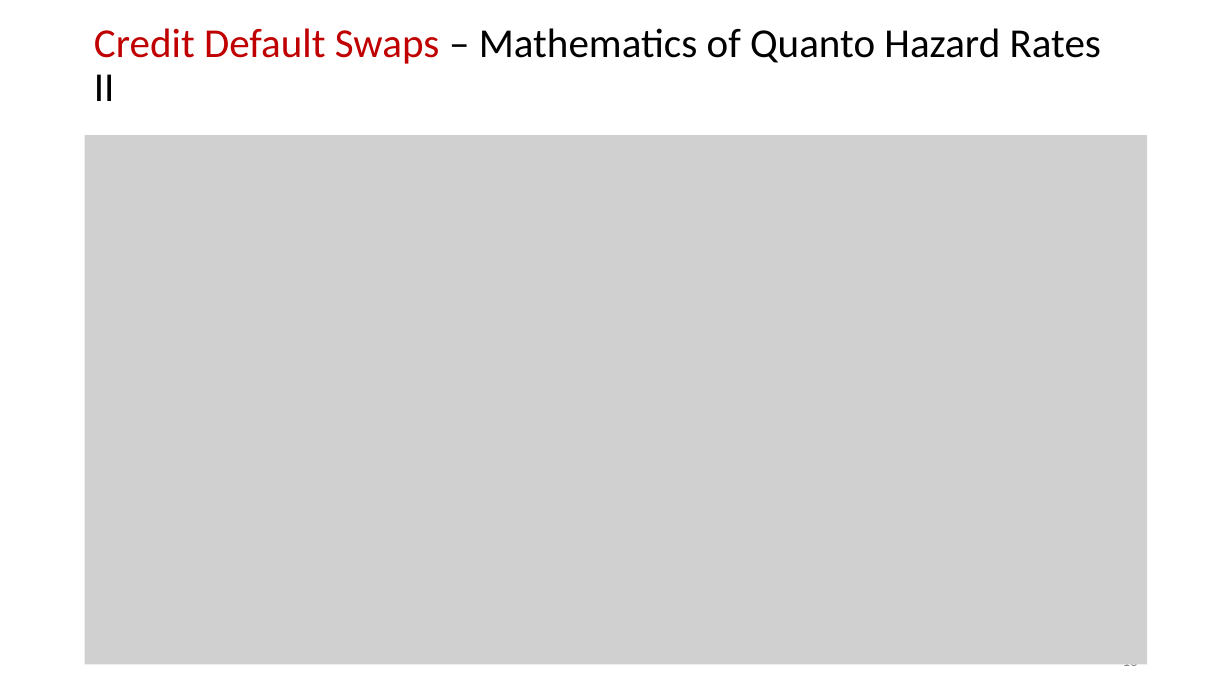
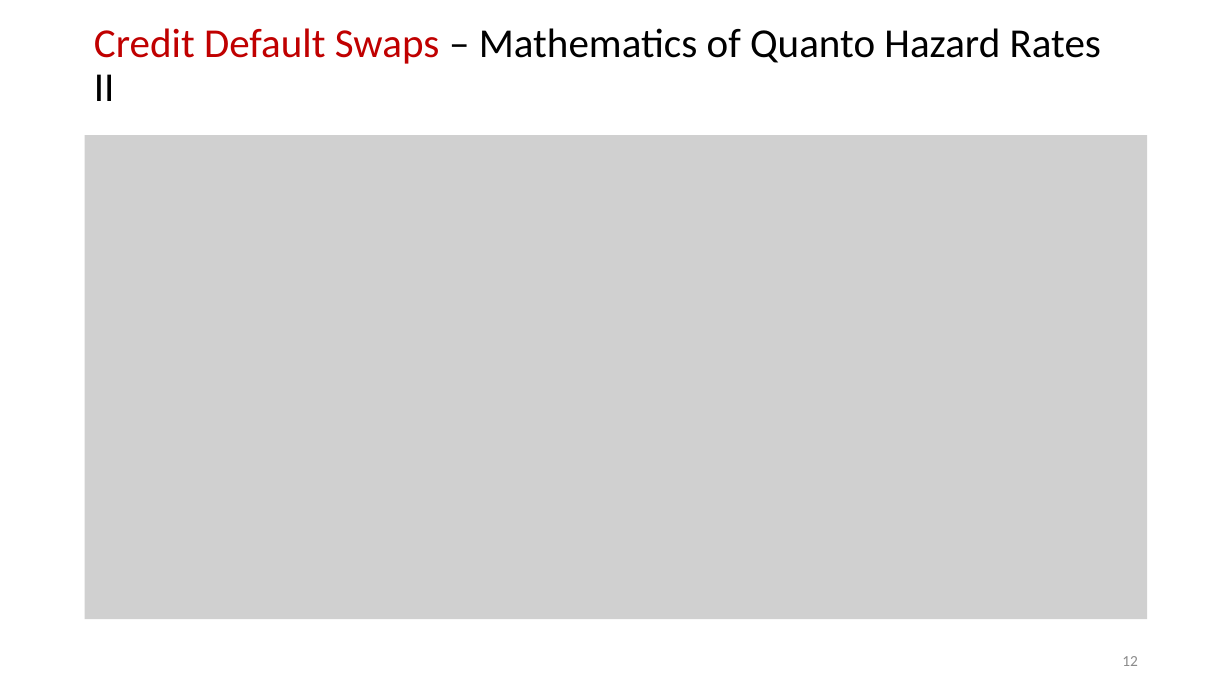
Before and after one commit to nburgessx/QuantResearch, a slide deck: slide 13 of Quanto CDS/Quanto CDS Pricing, Theory & Practice.pptx (slide 11 before the commit). Drawn at 1232x693 pixels with LibreOffice and Linux fonts; fonts in the diff are those of the drawing; grey boxes stand for pictures. Boxes give left, top, right and bottom in pixels: in the first picture for what was removed or moved away, otherwise in the second. Text is boxed around its words. In the diff, an @@ line names an element or a change of style, - is before the commit and + after.

Commit message:
Updated Quant CDS Research

```diff
--- a/Quanto CDS/Quanto CDS Pricing, Theory & Practice.pptx
+++ b/Quanto CDS/Quanto CDS Pricing, Theory & Practice.pptx
@@ picture: place and size @@
-picture at bbox=[85, 135, 1148, 665]
+picture at bbox=[85, 135, 1148, 619]
@@ page number at bbox=[1122, 656, 1138, 666]: text changed @@
-10
+12
```
Also in this commit, not shown: 13 other slides changed, 6 slides added, 10 other files.
